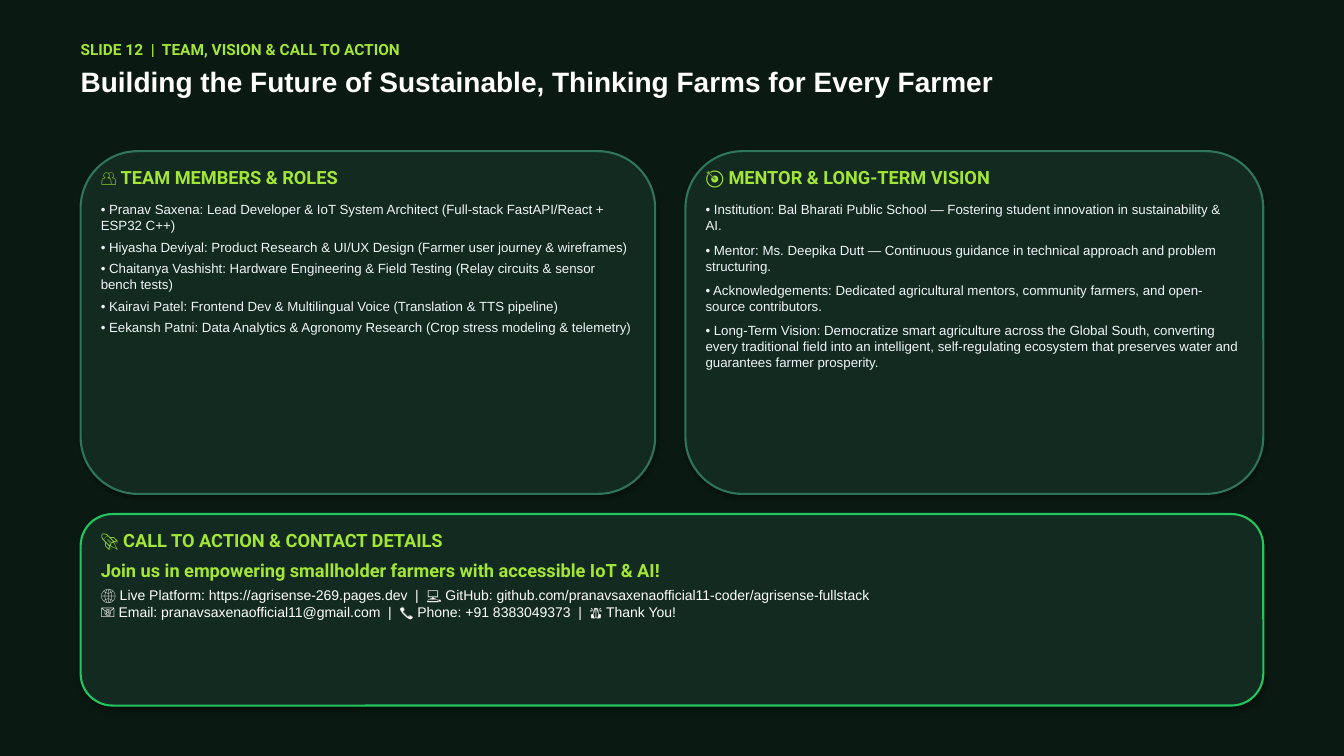
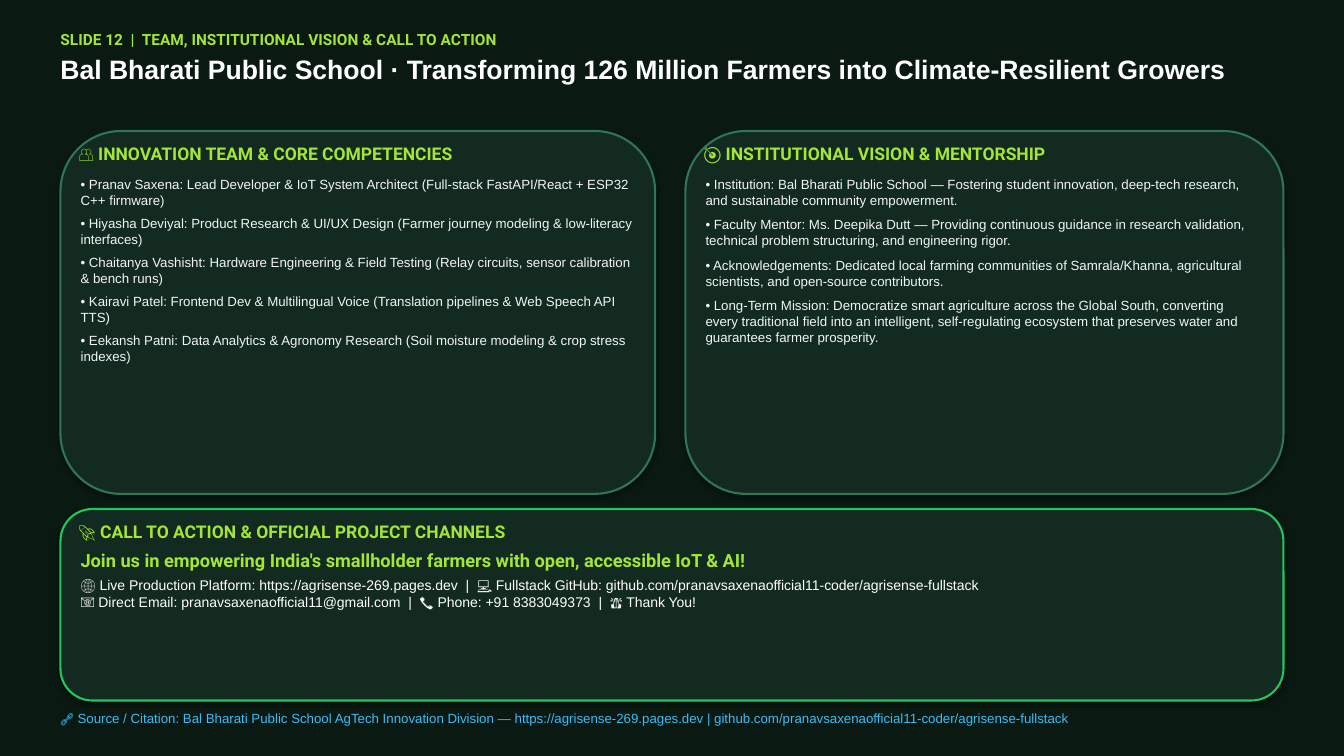
Before and after one commit to pranavsaxenaofficial11-coder/agrisense-fullstack, a slide deck: slide 12 of AgriSense_Official_12_Slides.pptx. Drawn at 1344x756 pixels with LibreOffice and Linux fonts; fonts in the diff are those of the drawing. Boxes give left, top, right and bottom in pixels: in the first picture for what was removed or moved away, otherwise in the second. Text is boxed around its words. In the diff, an @@ line names an element or a change of style, - is before the commit and + after.

Commit message:
feat(infra): add backend dashboard UI, GZip compression, latency tracking, security middleware, and data-dense 12-slide presentation with verified citations

```diff
--- a/AgriSense_Official_12_Slides.pptx
+++ b/AgriSense_Official_12_Slides.pptx
@@ text at [60,34,1225,84]: text changed; size 20 to 19 pt @@
-SLIDE 12 | TEAM, VISION & CALL TO ACTION
-Building the Future of Sustainable, Thinking Farms for Every Farmer
+SLIDE 12 | TEAM, INSTITUTIONAL VISION & CALL TO ACTION
+Bal Bharati Public School · Transforming 126 Million Farmers into Climate-Resilient Growers
@@ rounded rectangle: place and size @@
-rounded rectangle at [81,151,655,494]
+rounded rectangle at [60,131,655,494]
@@ text at [98,147,452,160]: text changed; size 13 to 12.5 pt @@
-👥 TEAM MEMBERS & ROLES
+👥 INNOVATION TEAM & CORE COMPETENCIES
@@ rounded rectangle: place and size @@
-rounded rectangle at [686,151,1263,494]
+rounded rectangle at [686,131,1284,494]
@@ text at [726,147,1045,160]: text changed; size 13 to 12.5 pt @@
-🎯 MENTOR & LONG-TERM VISION
+🎯 INSTITUTIONAL VISION & MENTORSHIP
@@ text at [81,179,632,364]: text changed @@
-• Pranav Saxena: Lead Developer & IoT System Architect (Full-stack FastAPI/React + ESP32 C++)
-• Hiyasha Deviyal: Product Research & UI/UX Design (Farmer user journey & wireframes)
-• Chaitanya Vashisht: Hardware Engineering & Field Testing (Relay circuits & sensor bench tests)
-• Kairavi Patel: Frontend Dev & Multilingual Voice (Translation & TTS pipeline)
-• Eekansh Patni: Data Analytics & Agronomy Research (Crop stress modeling & telemetry)
+• Pranav Saxena: Lead Developer & IoT System Architect (Full-stack FastAPI/React + ESP32 C++ firmware)
+• Hiyasha Deviyal: Product Research & UI/UX Design (Farmer journey modeling & low-literacy interfaces)
+• Chaitanya Vashisht: Hardware Engineering & Field Testing (Relay circuits, sensor calibration & bench runs)
+• Kairavi Patel: Frontend Dev & Multilingual Voice (Translation pipelines & Web Speech API TTS)
+• Eekansh Patni: Data Analytics & Agronomy Research (Soil moisture modeling & crop stress indexes)
@@ text at [706,179,1245,345]: text changed @@
-• Institution: Bal Bharati Public School — Fostering student innovation in sustainability & AI.
-• Mentor: Ms. Deepika Dutt — Continuous guidance in technical approach and problem structuring.
-• Acknowledgements: Dedicated agricultural mentors, community farmers, and open-source contributors.
-• Long-Term Vision: Democratize smart agriculture across the Global South, converting every traditional field into an intelligent, self-regulating ecosystem that preserves water and guarantees farmer prosperity.
+• Institution: Bal Bharati Public School — Fostering student innovation, deep-tech research, and sustainable community empowerment.
+• Faculty Mentor: Ms. Deepika Dutt — Providing continuous guidance in research validation, technical problem structuring, and engineering rigor.
+• Acknowledgements: Dedicated local farming communities of Samrala/Khanna, agricultural scientists, and open-source contributors.
+• Long-Term Mission: Democratize smart agriculture across the Global South, converting every traditional field into an intelligent, self-regulating ecosystem that preserves water and guarantees farmer prosperity.
@@ rounded rectangle: place and size @@
-rounded rectangle at [81,514,1263,706]
+rounded rectangle at [60,509,1284,701]
@@ text at [100,525,505,538]: text changed; size 13 to 12.5 pt @@
-🚀 CALL TO ACTION & CONTACT DETAILS
+🚀 CALL TO ACTION & OFFICIAL PROJECT CHANNELS
@@ text at [81,553,979,610]: text changed @@
-Join us in empowering smallholder farmers with accessible IoT & AI!
-🌐 Live Platform: https://agrisense-269.pages.dev | 💻 GitHub: github.com/pranavsaxenaofficial11-coder/agrisense-fullstack
-📧 Email: pranavsaxenaofficial11@gmail.com | 📞 Phone: +91 8383049373 | 🙏 Thank You!
+Join us in empowering India's smallholder farmers with open, accessible IoT & AI!
+🌐 Live Production Platform: https://agrisense-269.pages.dev | 💻 Fullstack GitHub: github.com/pranavsaxenaofficial11-coder/agrisense-fullstack
+📧 Direct Email: pranavsaxenaofficial11@gmail.com | 📞 Phone: +91 8383049373 | 🙏 Thank You!
@@ text added at [78,713,1068,726], 9.5 pt, text #38BDF8 @@
+🔗 Source / Citation: Bal Bharati Public School AgTech Innovation Division — https://agrisense-269.pages.dev | github.com/pranavsaxenaofficial11-coder/agrisense-fullstack
```
Also in this commit, not shown: 6 other slides changed, 5 slides added, 5 slides removed, 6 other files.
